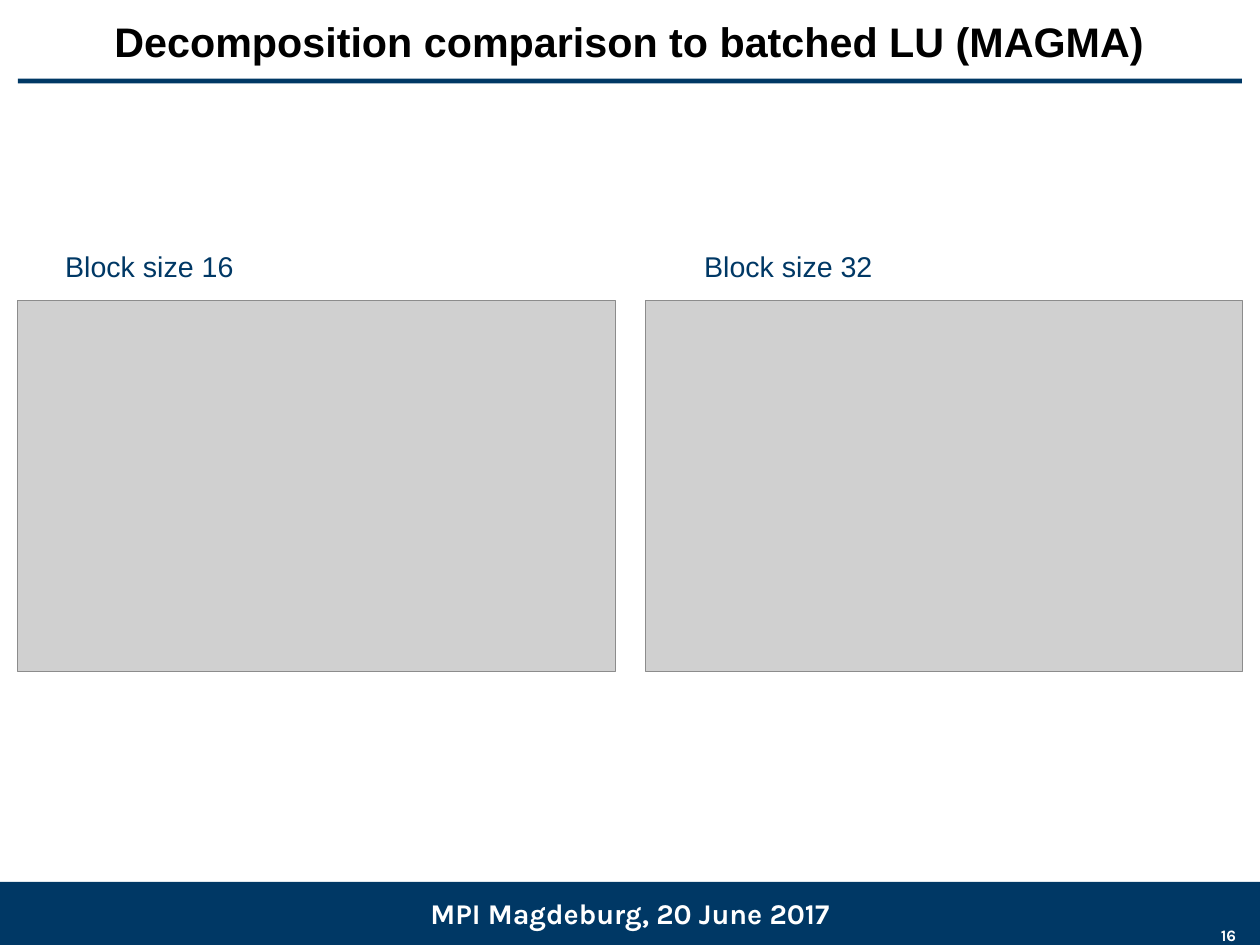
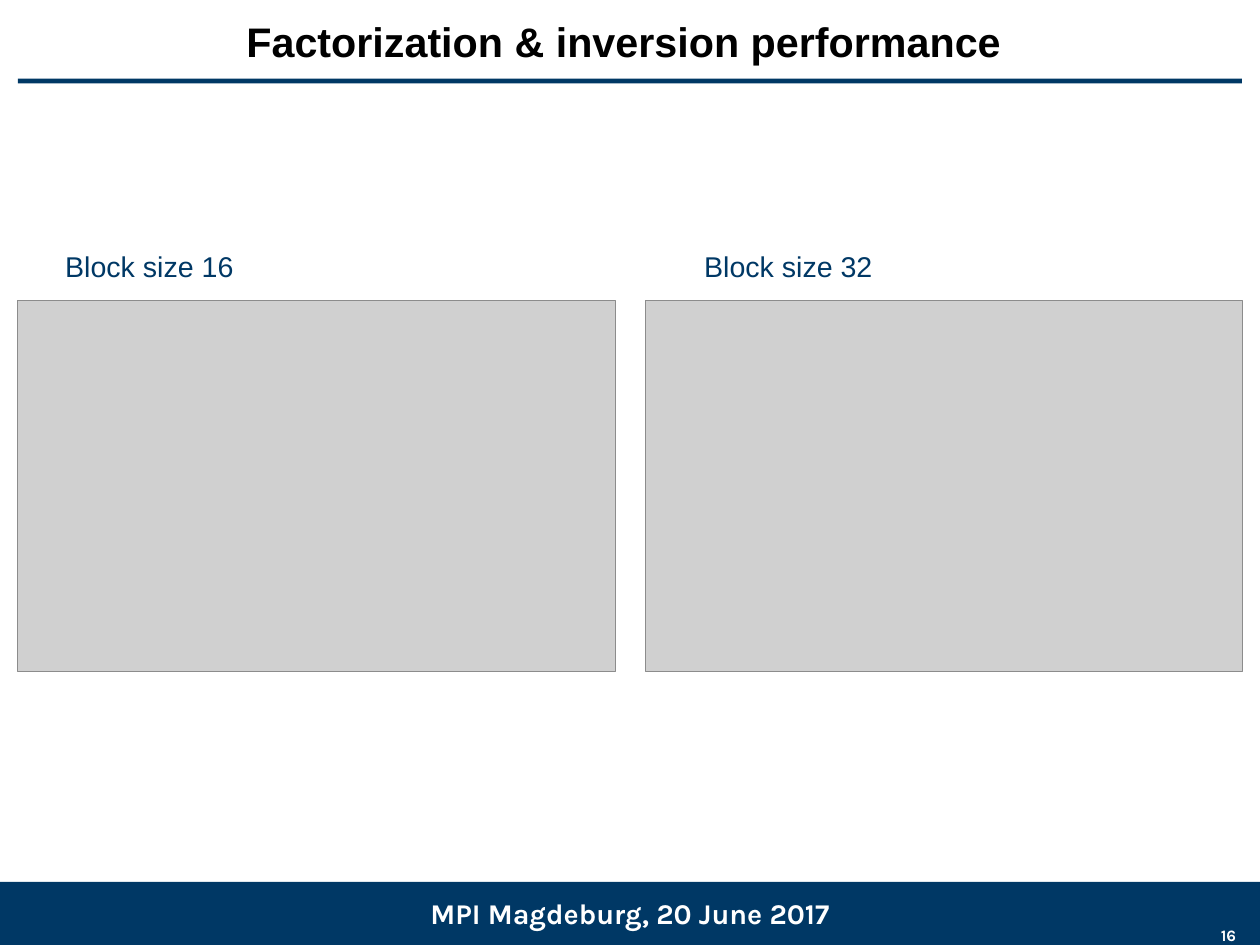
Before and after one commit to gflegar/talks, a slide deck: slide 16 of mpi_magdeburg_2017_06/slides.odp. Drawn at 1260x945 pixels with LibreOffice and Linux fonts; fonts in the diff are those of the drawing; grey boxes stand for pictures; background and template pictures are left out. Boxes give left, top, right and bottom in pixels: in the first picture for what was removed or moved away, otherwise in the second. Text is boxed around its words. In the diff, an @@ line names an element or a change of style, - is before the commit and + after.

Commit message:
Finish text for MPI

```diff
--- a/mpi_magdeburg_2017_06/slides.odp
+++ b/mpi_magdeburg_2017_06/slides.odp
@@ title at (246,27,1001,65): text changed @@
-Decomposition comparison to batched LU (MAGMA)
+Factorization & inversion performance
```
Also in this commit, not shown: 13 other slides changed, 3 slides added, 2 slides removed.
